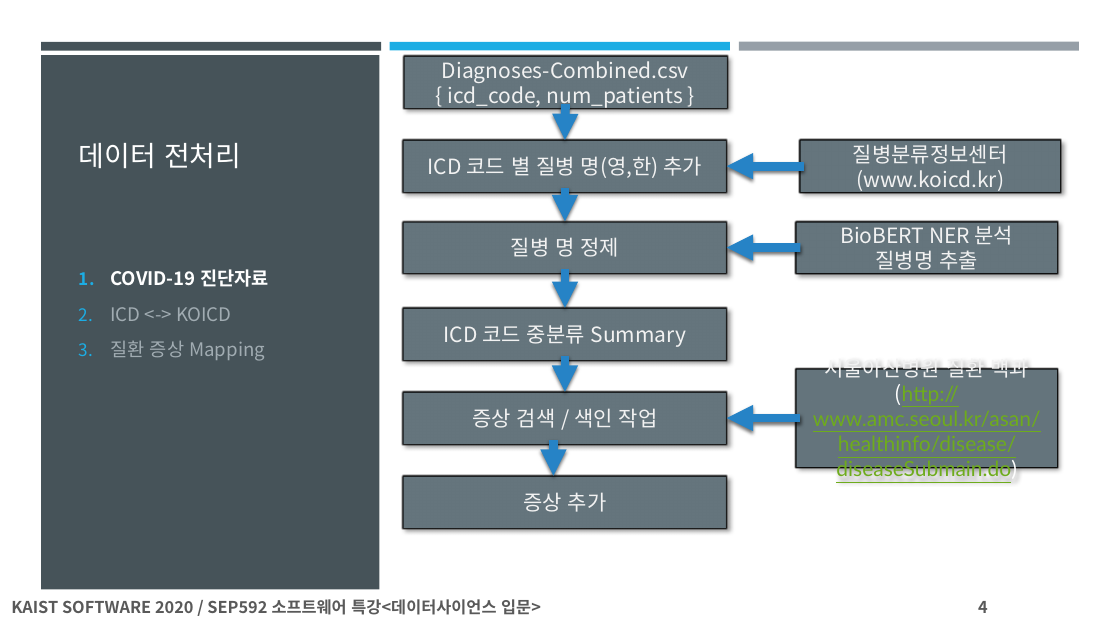
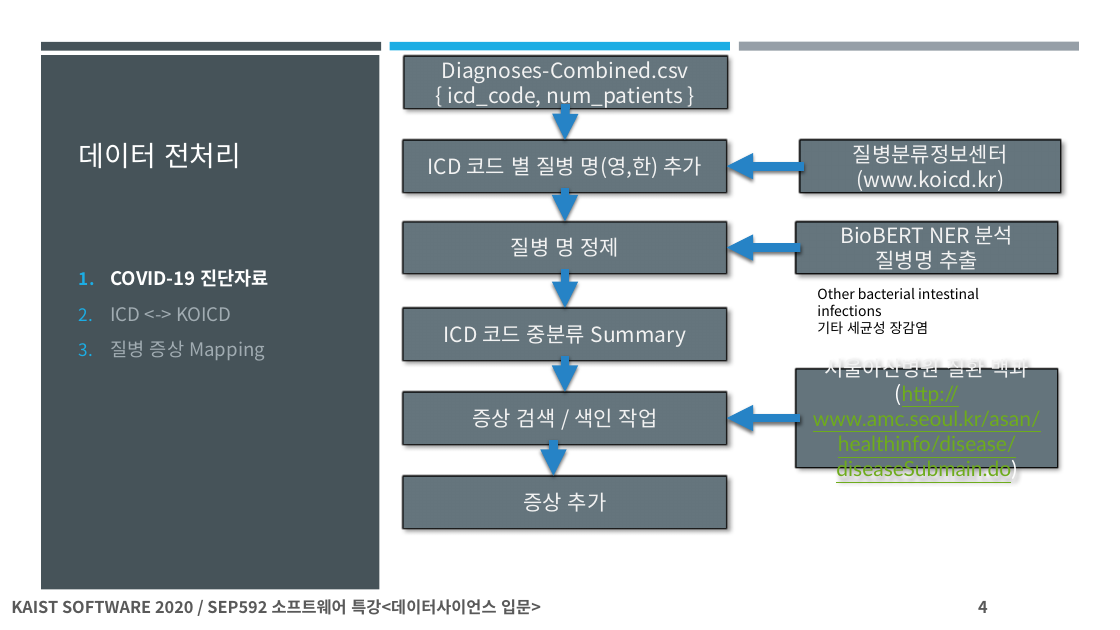
Before and after one commit to steve-lemon/diagnosis-COVID-19, a slide deck: slide 4 of SEP592_팀프로젝트자료B조/Documents/SEP592_데이타사이언스_최종발표_B조_COVID19_증상(정대욱_홍상표_조성민).pptx. Drawn at 1120x630 pixels with LibreOffice and Linux fonts; fonts in the diff are those of the drawing. Boxes give left, top, right and bottom in pixels: in the first picture for what was removed or moved away, otherwise in the second. Text is boxed around its words. In the diff, an @@ line names an element or a change of style, - is before the commit and + after.

```diff
--- a/SEP592_팀프로젝트자료B조/Documents/SEP592_데이타사이언스_최종발표_B조_COVID19_증상(정대욱_홍상표_조성민).pptx
+++ b/SEP592_팀프로젝트자료B조/Documents/SEP592_데이타사이언스_최종발표_B조_COVID19_증상(정대욱_홍상표_조성민).pptx
@@ text added at [817,288,979,334], 12 pt, text #000000 @@
+Other bacterial intestinal infections
+기타 세균성 장감염
@@ text at [110,341,265,361]: text changed @@
-3. 질환 증상 Mapping
+3. 질병 증상 Mapping
```
Also in this commit, not shown: 18 other slides changed, 1 slide added.
